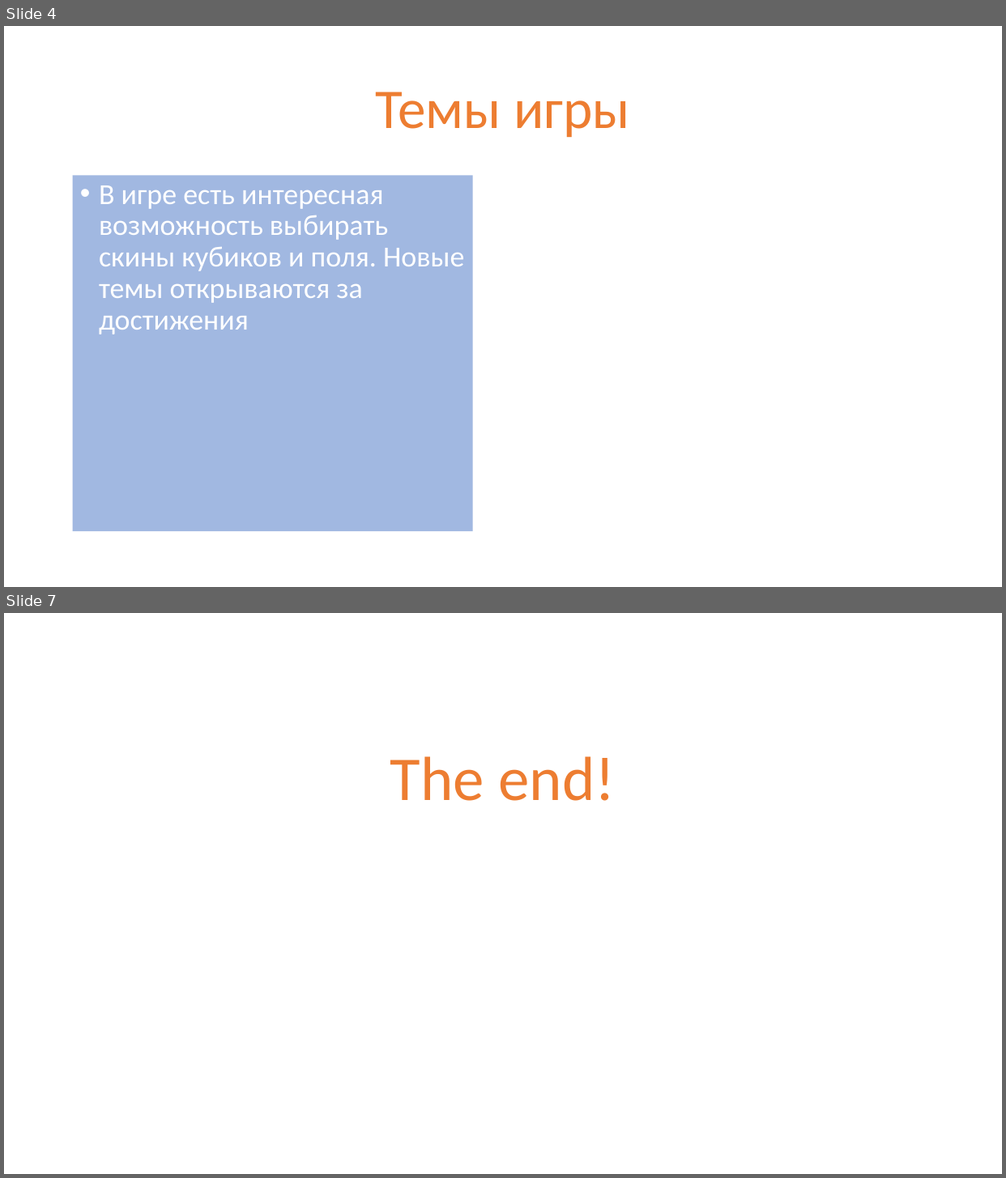
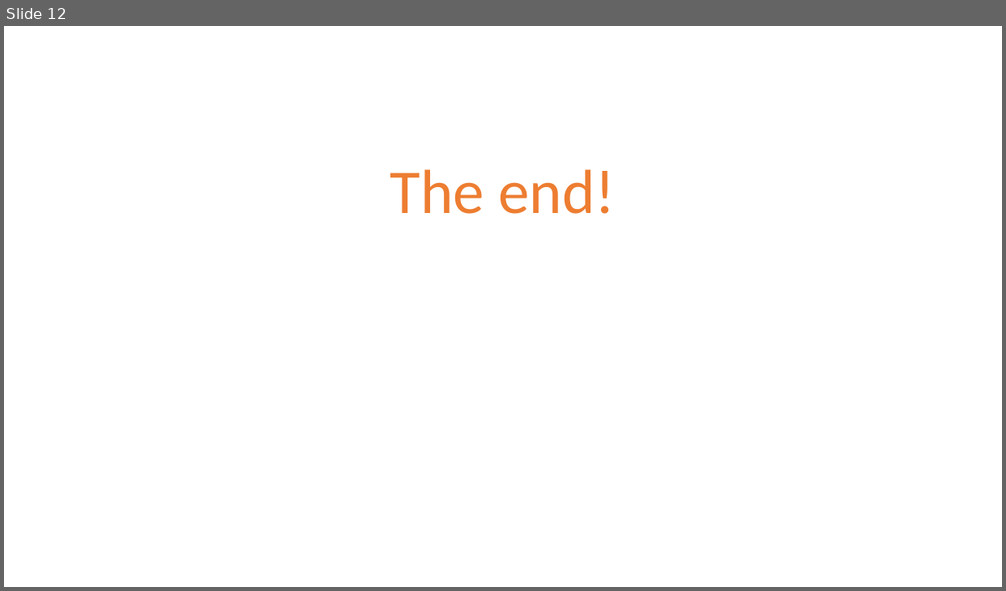
Before and after one commit to ilmerkul/Tetris, a slide deck: Tetris.pptx. Shown one above the other, each under a label of ours: slides 4 and 7 before the commit, slide 12 after it; the slides between them are not shown. The pictures are 1006x1178 and 1006x591 pixels, drawn with LibreOffice and Linux fonts; fonts in the diff are those of the drawing; background and template pictures are left out. Boxes give left, top, right and bottom in pixels: in the first picture for what was removed or moved away, otherwise in the second. Text is boxed around its words. In the diff, an @@ line names an element or a change of style, - is before the commit and + after.

```diff
--- a/Tetris.pptx
+++ b/Tetris.pptx
@@ slide 4 removed at [4,26,1002,587], background picture (left out) @@
@@ title removed at [376,92,630,137] @@
-Темы игры
@@ text removed at [73,176,473,532] @@
-• В игре есть интересная возможность выбирать скины кубиков и поля. Новые темы открываются за достижения
@@ what was slide 7 is now slide 12 @@
```
Also in this commit, not shown: 2 slides changed, 9 slides added, 3 other slides removed.
